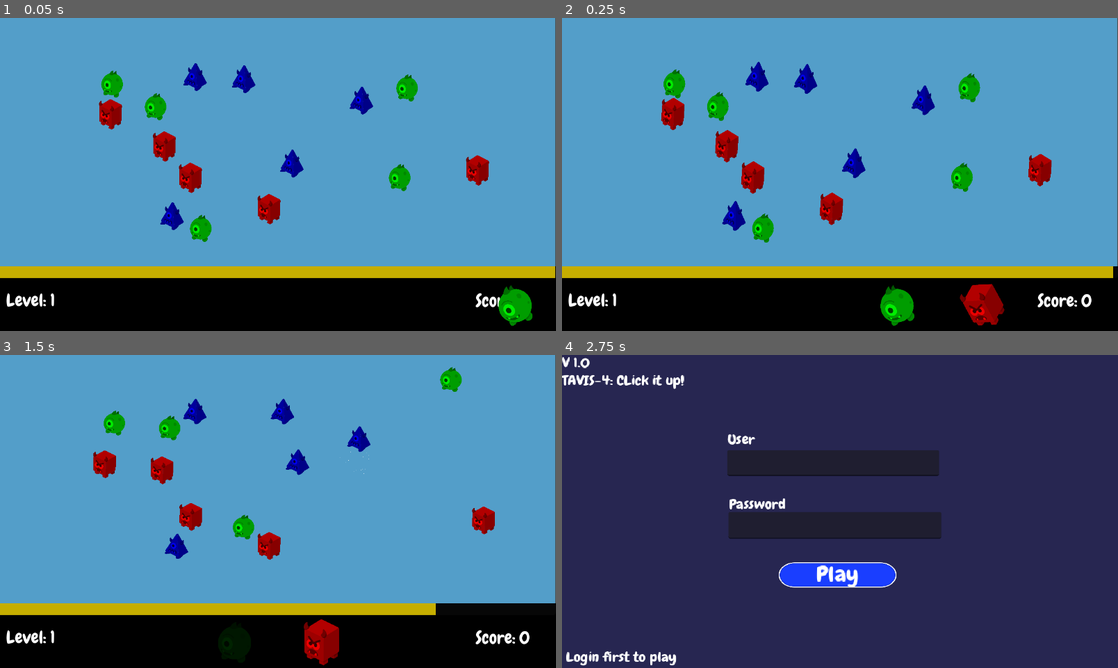
Above: before the commit, frames 1-4 (two rows, left to right).
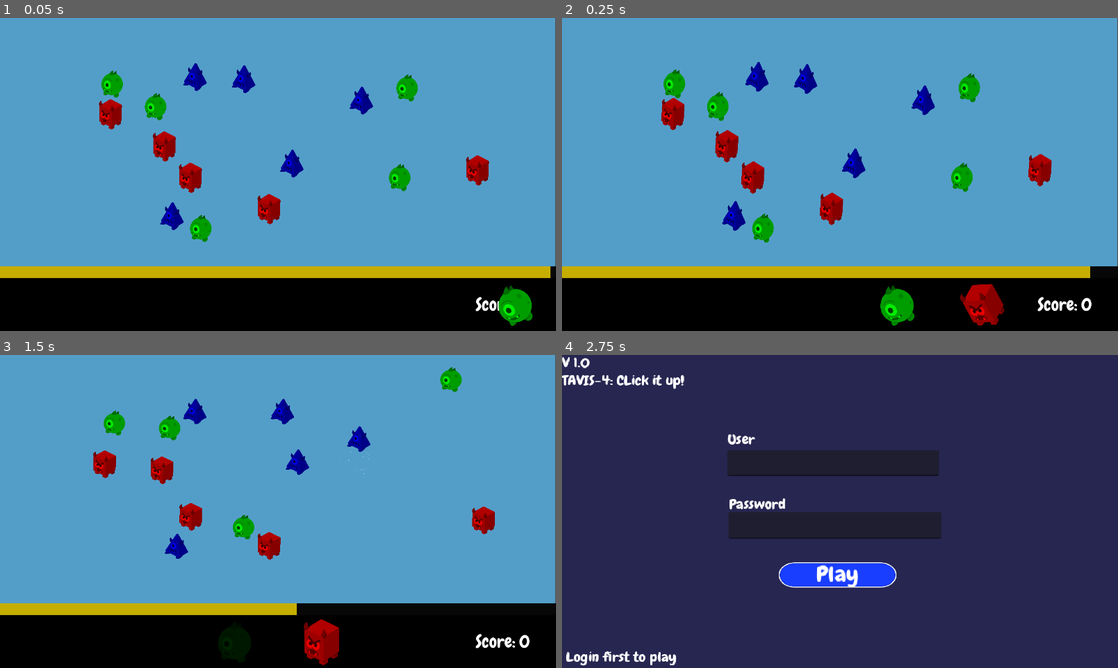
Above: after the commit, the same moments.

Repository: Hunter-Soft/Prototipo-MonstrosSA
Game: Godot game, scene res://Scenes/Level01Test.tscn
Same seed, same stepped clock (60 frames per second), same inputs: the game is played once before the commit and once after it. This scene is started directly instead of the project's main scene.
Inputs (mouse positions are in pixels of both pictures, inside the frame that each line leads up to):
- Up to frame 1 (0.05 s): no input
- Up to frame 2 (0.25 s): no input
- Up to frame 3 (1.5 s): tap Enter (ui_accept) at 0.5 s; drag from (111, 452) to (400, 514) at 0.52 s; drag from (355, 467) to (105, 458) at 1.27 s
- Up to frame 4 (2.75 s): move the mouse to (1045, 524) at 2.02 s; tap Tab (login) at 2.1 s; click (1045, 524) at 2.17 s

The runs differ from the first frame. In frame 1, 0.4% of the frame differs, in the area x 1-100%, y 79-94%; in frame 2, 0.6%; in frame 3, 1.4%, in the area x 1-96%, y 79-94%; in frame 4, nothing differs.

Commit message:
melhorias

Diff:
--- a/tavis_4_project/Objects/Prefabs/orderFlag.tscn
+++ b/tavis_4_project/Objects/Prefabs/orderFlag.tscn
@@ -43,11 +43,17 @@
 scale = Vector2(0.75, 0.75)
 
 [node name="AnimatedSprite2D" type="AnimatedSprite2D" parent="." unique_id=2137421086]
-position = Vector2(500, 0)
-rotation = -0.5061455
+z_index = 2
 scale = Vector2(0.125, 0.125)
 sprite_frames = ExtResource("1_yl5st")
 animation = &"Idle"
+
+[node name="Polygon2D" type="Polygon2D" parent="AnimatedSprite2D" unique_id=461469382]
+visible = false
+z_index = -1
+scale = Vector2(8, 8)
+polygon = PackedVector2Array(-20, -24.000002, -20.000013, 32.000004, -1.3828278e-05, 24.000004, 20.000002, 32.000004, 20.000015, -24.000002)
+uv = PackedVector2Array(-112, -24, -96, 24, 8, 8)
 
 [node name="AnimationPlayer" type="AnimationPlayer" parent="." unique_id=23701552]
 root_node = NodePath("../AnimatedSprite2D")
--- a/tavis_4_project/Scenes/Level01Test.tscn
+++ b/tavis_4_project/Scenes/Level01Test.tscn
@@ -32,6 +32,7 @@
 [node name="Level01Test" type="Node2D" unique_id=872439788]
 position = Vector2(0, -29)
 script = ExtResource("1_anx0o")
+damage_per_second = 6.0
 metadata/_edit_vertical_guides_ = [90.0]
 
 [node name="Music" type="AudioStreamPlayer" parent="." unique_id=752756537]
@@ -63,10 +64,10 @@
 
 [node name="SpawnerComponent" parent="." unique_id=1821356837 instance=ExtResource("1_3wvi2")]
 position = Vector2(27, 28)
-chance_to_dupe = 0.8
+chance_to_dupe = 0.35
 max_monsters = 15
 monsters_to_spawn = 15
-monster_pool_chance = Array[int]([60, 15, 30])
+monster_pool_chance = Array[int]([6, 1, 3])
 
 [node name="OrderManager" parent="." unique_id=264940256 instance=ExtResource("6_5ad2a")]
 position = Vector2(-640, -670)
@@ -111,6 +112,7 @@
 metadata/_edit_use_anchors_ = true
 
 [node name="Level" type="Label" parent="." unique_id=1824954970]
+visible = false
 offset_left = 14.0
 offset_top = 652.0
 offset_right = 127.0
@@ -122,9 +124,9 @@
 
 [node name="Score" type="Label" parent="." unique_id=1940151498]
 offset_left = 1095.0
-offset_top = 653.0
+offset_top = 662.0
 offset_right = 1220.0
-offset_bottom = 706.0
+offset_bottom = 715.0
 theme_override_fonts/font = ExtResource("15_s1wt5")
 theme_override_font_sizes/font_size = 40
 text = "Score: 0"
--- a/tavis_4_project/Scenes/gameManager.gd
+++ b/tavis_4_project/Scenes/gameManager.gd
@@ -16,6 +16,9 @@
 @onready var spawner_component: SpawnerComponent = $SpawnerComponent
 @export var monster_type_list: Dictionary
 
+@export_subgroup("Timer")
+@export var max_time: float = 30
+@export var damage_per_second: float = 1
 @export var time_regen: float = 10
 
 var current_phase := 1
@@ -65,12 +68,25 @@
 		order_manager.order_size = 2
 
 	elif current_phase < 10:
-		order_manager.order_size = 3
+		var rng = randf()
+		if rng < 0.6:
+			order_manager.order_size = 3
+		else:
+			order_manager.order_size = 2
 
 	else:
-		order_manager.order_size = 4
+		var rng = randf()
+		if rng < 1 && rng > 0.8:
+			order_manager.order_size = 4
+		elif rng < 0.8 && rng > 0.5:
+			order_manager.order_size = 3
+		else:
+			order_manager.order_size = 2
 
 func gameOver() -> void:
 	ServerData.in_game = false
+	Global.score = score
+	ServerData.data.totalScore = score
+
 	get_tree().change_scene_to_file("res://brain_pack/send_data/data_manager.tscn")
 #func getMonsterTypeList() -> void:
--- a/tavis_4_project/Scripts/timer.gd
+++ b/tavis_4_project/Scripts/timer.gd
@@ -3,9 +3,10 @@
 
 
 @onready var time_bar: ProgressBar = $"../CanvasLayer/TimeBar"
+@onready var game_manager: GameManager = $".."
 
-@export var max_time := 30.0
-@export var damage_per_tick: int = 1
+#@export var max_time := 30.0
+#@export var damage_per_tick: int = 1
 @export var game_over_called := false
 @onready var main_music: AudioStreamPlayer = $"../Music"
 @onready var game_over: AudioStreamPlayer = $"../GameOver"
@@ -13,21 +14,21 @@
 
 var current_time := 30.0:
 	set(value):
-		current_time = clamp(value, 0, max_time)
+		current_time = clamp(value, 0, game_manager.max_time)
 
 
 func _process(delta):
 	if game_over_called:
 		return
 
-	current_time -= delta * damage_per_tick
+	current_time -= delta * game_manager.damage_per_second
 
 	if current_time <= 0:
 		current_time = 0
 		game_over_called = true
 		time_up()
 
-	time_bar.value = (current_time / max_time) * 100
+	time_bar.value = (current_time / game_manager.max_time) * 100
 
 func time_up():
 	game_over.play()
